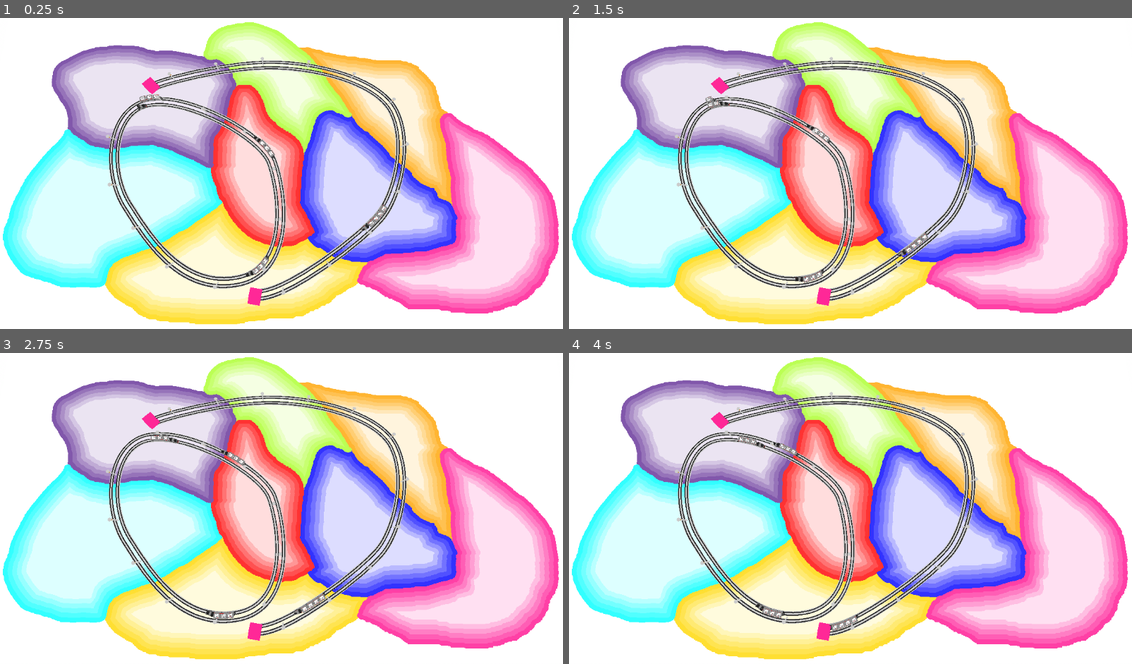
Above: before the commit, frames 1-4 (two rows, left to right).
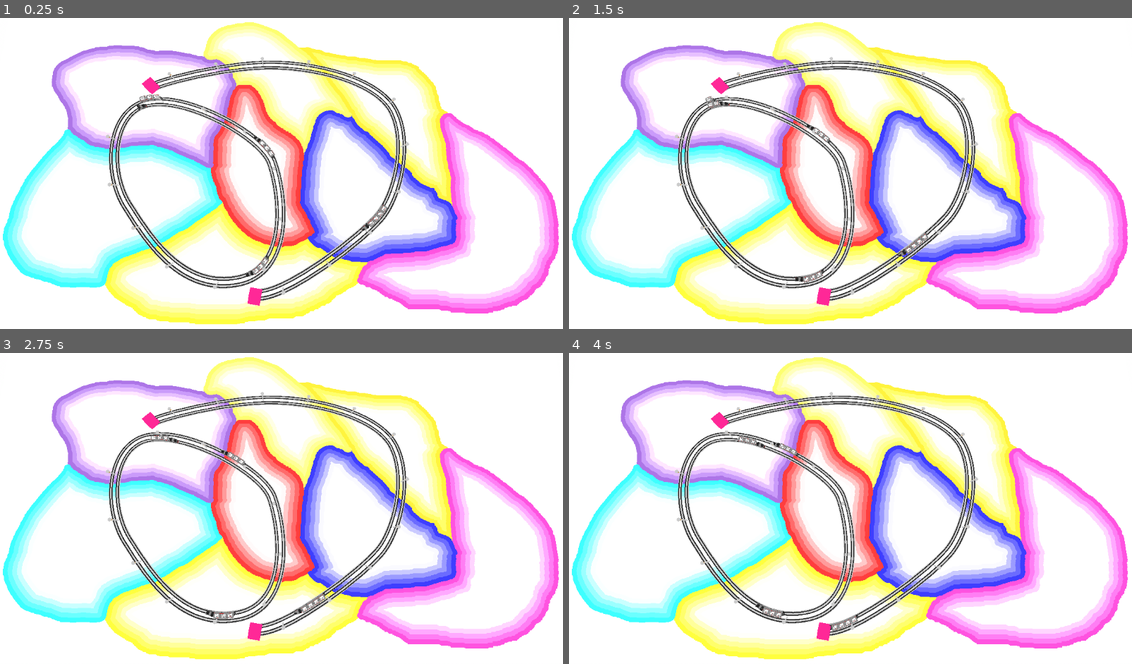
Above: after the commit, the same moments.

Repository: squirrelsoftcompany/LD54
Game: Godot game, scene res://_scenes/main.tscn
Two runs of this game, one before a commit and one after it. Both use one fixed random seed, a clock stepped at 60 frames per second and the inputs below.
Inputs (mouse positions are in pixels of both pictures, inside the frame that each line leads up to):
- Up to frame 1 (0.25 s): no input
- Up to frame 2 (1.5 s): move the mouse to (974, 157) at 0.52 s; move the mouse to (737, 189) at 1.27 s
- Up to frame 3 (2.75 s): move the mouse to (337, 436) at 2.02 s
- Up to frame 4 (4 s): move the mouse to (822, 570) at 2.77 s; move the mouse to (1019, 555) at 3.52 s

The runs differ from the first frame. In frame 1, 61% of the frame differs, in the area x 1-100%, y 1-99%; in frame 2, 61%; in frame 3, 61%; in frame 4, 61%.

Commit message:
map improvement again

Diff:
--- a/models/borders.tres
+++ b/models/borders.tres
@@ -129,11 +129,11 @@
 
 // Output:0
 	ALBEDO = n_out9p0;
+	EMISSION = n_out9p0;
 
 
 }
 "
-graph_offset = Vector2(-855.81, 197.083)
 nodes/fragment/2/node = SubResource("VisualShaderNodeTexture2DParameter_7wses")
 nodes/fragment/2/position = Vector2(-1420, 0)
 nodes/fragment/4/node = SubResource("VisualShaderNodeExpression_hy8oc")
@@ -178,4 +178,4 @@
 nodes/fragment/9/position = Vector2(120, 180)
 nodes/fragment/10/node = SubResource("VisualShaderNodeBooleanParameter_myxar")
 nodes/fragment/10/position = Vector2(-455.359, 76.4837)
-nodes/fragment/connections = PackedInt32Array(2, 0, 4, 0, 5, 0, 4, 1, 6, 0, 4, 2, 6, 0, 7, 1, 4, 1, 7, 0, 9, 0, 0, 0, 4, 0, 9, 1, 10, 0, 9, 0, 8, 0, 9, 2, 7, 0, 8, 0)
+nodes/fragment/connections = PackedInt32Array(2, 0, 4, 0, 5, 0, 4, 1, 6, 0, 4, 2, 6, 0, 7, 1, 4, 1, 7, 0, 4, 0, 9, 1, 8, 0, 9, 2, 7, 0, 8, 0, 9, 0, 0, 5, 10, 0, 9, 0, 9, 0, 0, 0)
Not shown: 1 places in _scenes/nodes/map_borders.tscn that only renumber resources
